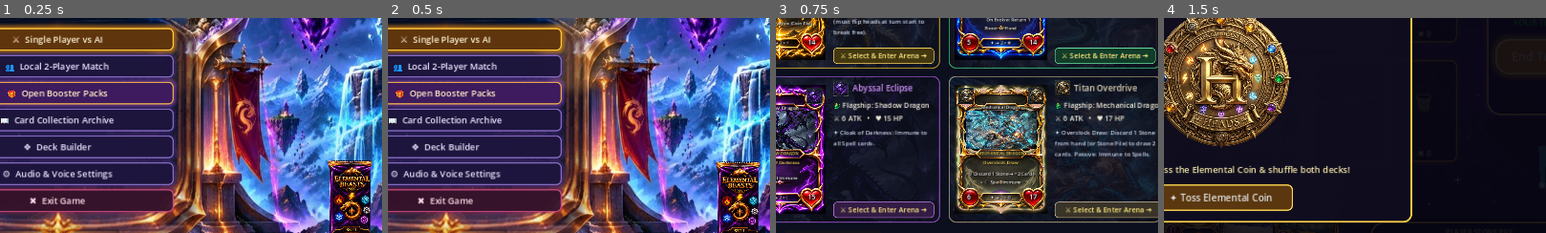
Above: before the commit, frames 1-4 (left to right).
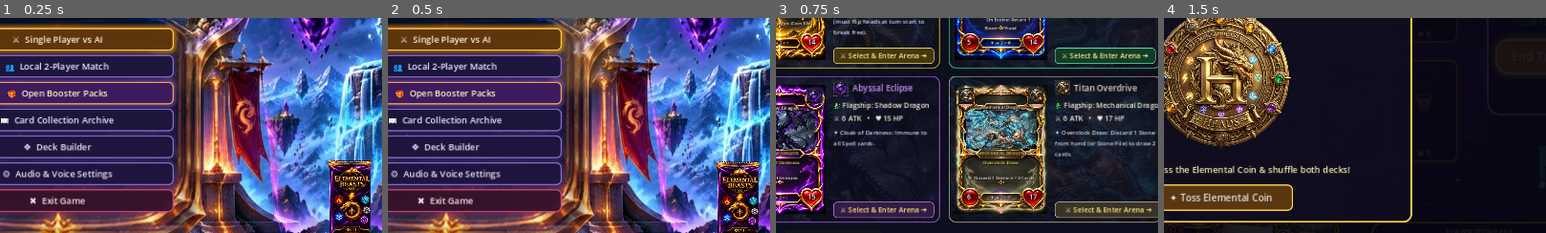
Above: after the commit, the same moments.

Repository: Devarakonda-Siddhardha/Elemental-Beasts-tcg
Game: Godot game, scene res://scenes/main_menu.tscn
Two runs of this game, one before a commit and one after it. Both use one fixed random seed, a clock stepped at 60 frames per second and the inputs below.
Inputs:
- Up to frame 1 (0.25 s): no input
- Up to frame 2 (0.5 s): no input
- Up to frame 3 (0.75 s): click "⚔️ Single Player vs AI" at 0.5 s
- Up to frame 4 (1.5 s): click "⚔️ Single Player vs AI" at 1.25 s
The pictures show only the part of the screen within x 42-92%, y 37-87%; the shares and areas given below are measured in that part.

Frames 1-2 are identical in both runs. In frame 3, 0.8% of the frame differs, in the area x 50-98%, y 62-78%; in frame 4, nothing differs.

Commit message:
fix: restore Shadow Dragon spell immunity and remove spell immunity from Mechanical Dragon

Diff:
--- a/data/CARD_DATABASE.json
+++ b/data/CARD_DATABASE.json
@@ -184,18 +184,17 @@
       "attack": 6,
       "ability": {
         "name": "Overclock Draw",
-        "description": "Discard 1 Stone from hand (or Stone Pile) to draw 2 cards. Passive: Immune to Spells.",
+        "description": "Discard 1 Stone from hand (or Stone Pile) to draw 2 cards.",
         "trigger": "activated",
         "cost": {
           "any_stone": 1
         },
-        "effect": "discard_stone_draw_two",
-        "spell_immunity": true
+        "effect": "discard_stone_draw_two"
       },
       "evolution_stage": 1,
       "evolves_from": "little_dragon",
       "status": "PROVISIONAL",
-      "description": "Discard 1 Stone to draw 2 cards. Immune to Spells."
+      "description": "Discard 1 Stone from hand (or Stone Pile) to draw 2 cards."
     },
     {
       "id": "water_dragon",
--- a/scripts/core/beast_instance.gd
+++ b/scripts/core/beast_instance.gd
@@ -47,10 +47,10 @@
 func is_immune_to_spells() -> bool:
 	if not card_data:
 		return false
-	if card_data.id == "mechanical_dragon" or card_data.id == "shadow_dragon":
+	if card_data.id == "shadow_dragon" or card_data.id == "transcendent_shadow_dragon":
 		return true
 	if card_data.ability:
-		if card_data.ability.get("spell_immunity", false) == true or card_data.ability.get("effect") == "spell_immunity":
+		if card_data.ability.get("spell_immunity", false) == true or card_data.ability.get("effect") == "spell_immunity" or card_data.ability.get("effect") == "direct_pierce_spell_immunity":
 			return true
 	return false
 
--- a/scripts/core/game_state.gd
+++ b/scripts/core/game_state.gd
@@ -878,7 +878,7 @@
 	if card.card_type != "spell":
 		return {"success": false, "error": "Card is not a spell"}
 
-	# Check Spell Immunity (Mechanical Dragon / Shadow Dragon)
+	# Check Spell Immunity (Shadow Dragon)
 	if target_beast and target_beast.is_immune_to_spells():
 		return {"success": false, "error": target_beast.card_data.name + " is immune to all Spell cards!"}
 
--- a/scripts/tests/test_runner.gd
+++ b/scripts/tests/test_runner.gd
@@ -1112,15 +1112,25 @@
 	enemy_target.turn_refresh()
 	assert_true(enemy_target.freeze_turns == 0, "Requirement 36d: Glacial Freeze is temporary and wears off after 1 turn")
 
-	# 4. Mechanical Dragon: Immune to spells + activated ability discard stone to draw 2 cards
+	# 4. Shadow Dragon (immune to spells) vs Mechanical Dragon (NOT immune to spells, has Overclock Draw)
 	var state_mech = GameState.new()
 	state_mech.start_game()
 	var mech_beast = BeastInstance.create(state_mech.card_db["mechanical_dragon"], 0, 0)
 	state_mech.player_fields[0].append(mech_beast)
-	assert_true(mech_beast.is_immune_to_spells(), "Requirement 36e: Mechanical Dragon has passive immunity to all Spell cards")
+	assert_true(not mech_beast.is_immune_to_spells(), "Requirement 36e: Mechanical Dragon is NOT immune to spells")
+
+	var shadow_beast = BeastInstance.create(state_mech.card_db["shadow_dragon"], 1, 0)
+	state_mech.player_fields[1].append(shadow_beast)
+	assert_true(shadow_beast.is_immune_to_spells(), "Requirement 36e2: Shadow Dragon has passive Cloak of Darkness (immune to spells)")
+
 	state_mech.player_hands[0] = [state_mech.card_db["lightning_strike"]]
-	var spell_res = state_mech.cast_spell(0, 0, mech_beast)
-	assert_true(not spell_res.success, "Requirement 36f: Spells targeting Mechanical Dragon fail due to spell immunity")
+	var shadow_spell_res = state_mech.cast_spell(0, 0, shadow_beast)
+	assert_true(not shadow_spell_res.success, "Requirement 36f: Spells targeting Shadow Dragon fail due to spell immunity")
+
+	# Spells can target Mechanical Dragon
+	state_mech.player_hands[0] = [state_mech.card_db["lightning_strike"]]
+	var mech_spell_res = state_mech.cast_spell(0, 0, mech_beast)
+	assert_true(mech_spell_res.success, "Requirement 36f2: Spells can target Mechanical Dragon (not immune to spells)")
 
 	# Test Mechanical Dragon Overclock Draw
 	state_mech.player_hands[0] = []
--- a/scripts/ui/card_ui.gd
+++ b/scripts/ui/card_ui.gd
@@ -162,7 +162,7 @@
 		"fire_dragon": return "🔥 On Evolve: +3 ATK that turn"
 		"lightning_dragon": return "⚡◈ -1 ➔ ⚡ Paralysis (Coin Flip)"
 		"ice_dragon": return "❄ On Evolve: Freeze 1 Enemy (1T)"
-		"mechanical_dragon": return "⚙ Discard 1 Stone ➔ +2 Cards  •  ☾ Spell Immune"
+		"mechanical_dragon": return "⚙ Discard 1 Stone ➔ +2 Cards"
 		"water_dragon": return "◈ -1 ➔ ♥ +5 HP"
 		"volcovolt_dragon": return "☀⚡◈ -1 each ➔ ⚔ 8 (×2) + ⚡ Stun"
 		"spark_wraith_dragon": return "☾⚡◈ -1 each ➔ ❖ Recover 2 Spells"
